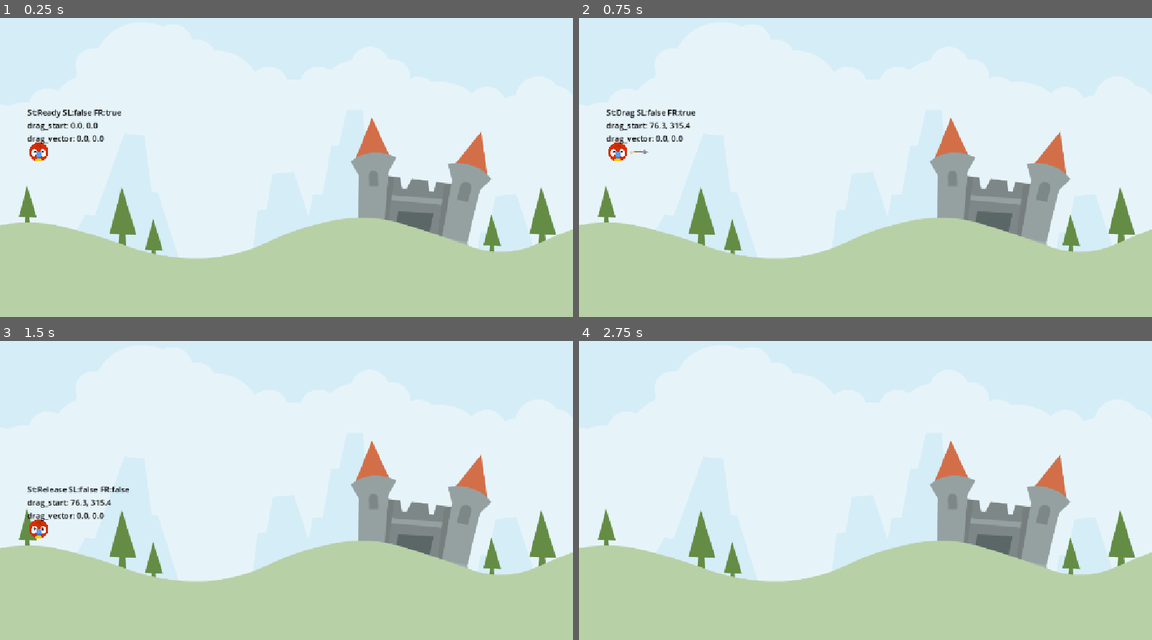
Above: before the commit, frames 1-4 (two rows, left to right).
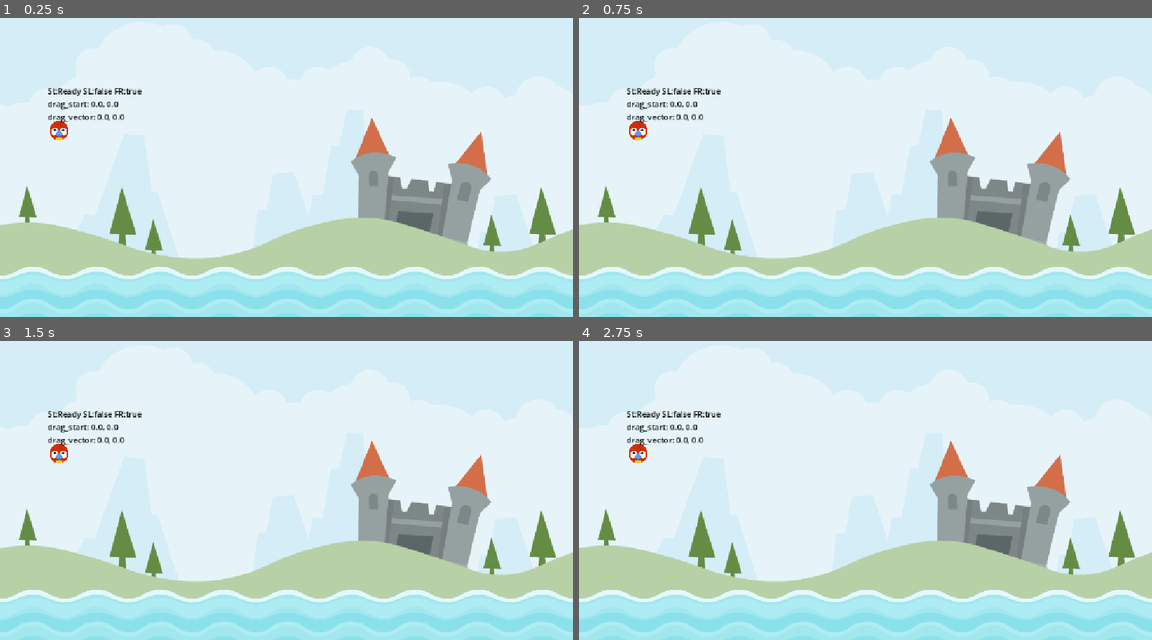
Above: after the commit, the same moments.

Repository: Hombolygo/Angry-Animals
Game: Godot game, scene res://Scenes/LevelBase.tscn
Same seed, same stepped clock (60 frames per second), same inputs: the game is played once before the commit and once after it.
Inputs (mouse positions are in pixels of both pictures, inside the frame that each line leads up to):
- Up to frame 1 (0.25 s): no input
- Up to frame 2 (0.75 s): tap Enter at 0.5 s; drag from (619, 152) to (922, 83) at 0.52 s
- Up to frame 3 (1.5 s): drag from (171, 496) to (257, 544) at 1.27 s
- Up to frame 4 (2.75 s): move the mouse to (922, 406) at 2.02 s; press the mouse at (922, 406) at 2.03 s

The runs differ from the first frame. In frame 1, 17% of the frame differs, in the area x 0-100%, y 23-100%; in frame 2, 17%; in frame 3, 17%; in frame 4, 16%.

Commit message:
add water

Diff:
--- /dev/null
+++ b/Globals/SignalHub.gd
@@ -0,0 +1,3 @@
+extends Node
+
+signal animal_died;
--- a/Scenes/LevelBase.tscn
+++ b/Scenes/LevelBase.tscn
@@ -1,9 +1,11 @@
-[gd_scene load_steps=3 format=3 uid="uid://dq6ixw22lkcgp"]
+[gd_scene load_steps=4 format=3 uid="uid://dq6ixw22lkcgp"]
 
+[ext_resource type="Script" uid="uid://dsrjybngr4ede" path="res://Scripts/LevelBase.gd" id="1_ilmpw"]
 [ext_resource type="Texture2D" uid="uid://bsw1i7pidlwey" path="res://assets/scene/colored_castle.png" id="1_wrhoe"]
-[ext_resource type="PackedScene" uid="uid://vxcygoik8f5j" path="res://Scenes/Animal.tscn" id="2_ilmpw"]
+[ext_resource type="PackedScene" uid="uid://h51ehy5krglt" path="res://Scenes/Water.tscn" id="3_7375l"]
 
 [node name="LevelBase" type="Node2D"]
+script = ExtResource("1_ilmpw")
 
 [node name="Sprite2D" type="Sprite2D" parent="."]
 position = Vector2(-20, -265)
@@ -11,5 +13,9 @@
 texture = ExtResource("1_wrhoe")
 centered = false
 
-[node name="Animal" parent="." instance=ExtResource("2_ilmpw")]
-position = Vector2(77, 315)
+[node name="Water" parent="." instance=ExtResource("3_7375l")]
+z_index = 1
+position = Vector2(2, 611)
+
+[node name="Marker2D" type="Marker2D" parent="."]
+position = Vector2(118, 272)
--- /dev/null
+++ b/Scenes/Water.tscn
@@ -0,0 +1,27 @@
+[gd_scene load_steps=5 format=3 uid="uid://h51ehy5krglt"]
+
+[ext_resource type="Texture2D" uid="uid://dccrqjtaaepxw" path="res://assets/scene/waterTop_high.png" id="1_5v6ty"]
+[ext_resource type="Script" uid="uid://88tj4vybeh78" path="res://Scripts/Water.gd" id="1_aq4x0"]
+[ext_resource type="AudioStream" uid="uid://dvdohliso3bd3" path="res://assets/audio/splash.ogg" id="3_hjwib"]
+
+[sub_resource type="RectangleShape2D" id="RectangleShape2D_5v6ty"]
+size = Vector2(1195, 98)
+
+[node name="Water" type="Area2D"]
+script = ExtResource("1_aq4x0")
+
+[node name="Sprite2D" type="Sprite2D" parent="."]
+texture_repeat = 2
+position = Vector2(567, -1)
+texture = ExtResource("1_5v6ty")
+region_enabled = true
+region_rect = Rect2(0, 0, 1200, 128)
+
+[node name="CollisionShape2D" type="CollisionShape2D" parent="."]
+position = Vector2(565.5, 15)
+shape = SubResource("RectangleShape2D_5v6ty")
+
+[node name="AudioStreamPlayer2D" type="AudioStreamPlayer2D" parent="."]
+stream = ExtResource("3_hjwib")
+
+[connection signal="body_entered" from="." to="." method="_on_body_entered"]
--- a/Scripts/Animal.gd
+++ b/Scripts/Animal.gd
@@ -1,4 +1,6 @@
 extends RigidBody2D
+
+class_name Animal
 
 enum AnimalState {Ready, Drag, Release };
 
@@ -29,6 +31,10 @@
 	_arrow_scale_x = arrow.scale.x;
 	arrow.hide();
 	_start = position;
+
+func die() -> void:
+	SignalHub.animal_died.emit();
+	queue_free();
 
 
 # Called when the node enters the scene tree for the first time.
@@ -117,6 +123,7 @@
 
 #region signal
 func screen_exited() -> void:
+	die();
 	pass # Replace with function body.
 
 
--- /dev/null
+++ b/Scripts/LevelBase.gd
@@ -0,0 +1,15 @@
+extends Node2D
+
+@onready var marker_2d: Marker2D = $Marker2D
+const ANIMAL = preload("res://Scenes/Animal.tscn")
+
+func spawn_animal() -> void:
+	var animal = ANIMAL.instantiate();
+	animal.position = marker_2d.position;
+	add_child(animal);
+
+# Called when the node enters the scene tree for the first time.
+func _ready() -> void:
+	spawn_animal()
+	SignalHub.animal_died.connect(spawn_animal);
+	pass # Replace with function body.
--- /dev/null
+++ b/Scripts/Water.gd
@@ -0,0 +1,9 @@
+extends Area2D
+
+@onready var audio_stream_player_2d: AudioStreamPlayer2D = $AudioStreamPlayer2D
+
+func _on_body_entered(body: Node2D) -> void:
+	if body is Animal:
+		audio_stream_player_2d.play();
+
+	pass # Replace with function body.
--- a/project.godot
+++ b/project.godot
@@ -14,6 +14,10 @@
 run/main_scene="uid://dq6ixw22lkcgp"
 config/features=PackedStringArray("4.4", "Mobile")
 config/icon="res://icon.svg"
+
+[autoload]
+
+SignalHub="*res://Globals/SignalHub.gd"
 
 [display]
 
Not shown, added: Globals/SignalHub.gd.uid
Not shown, added: Scripts/LevelBase.gd.uid
Not shown, added: Scripts/Water.gd.uid
